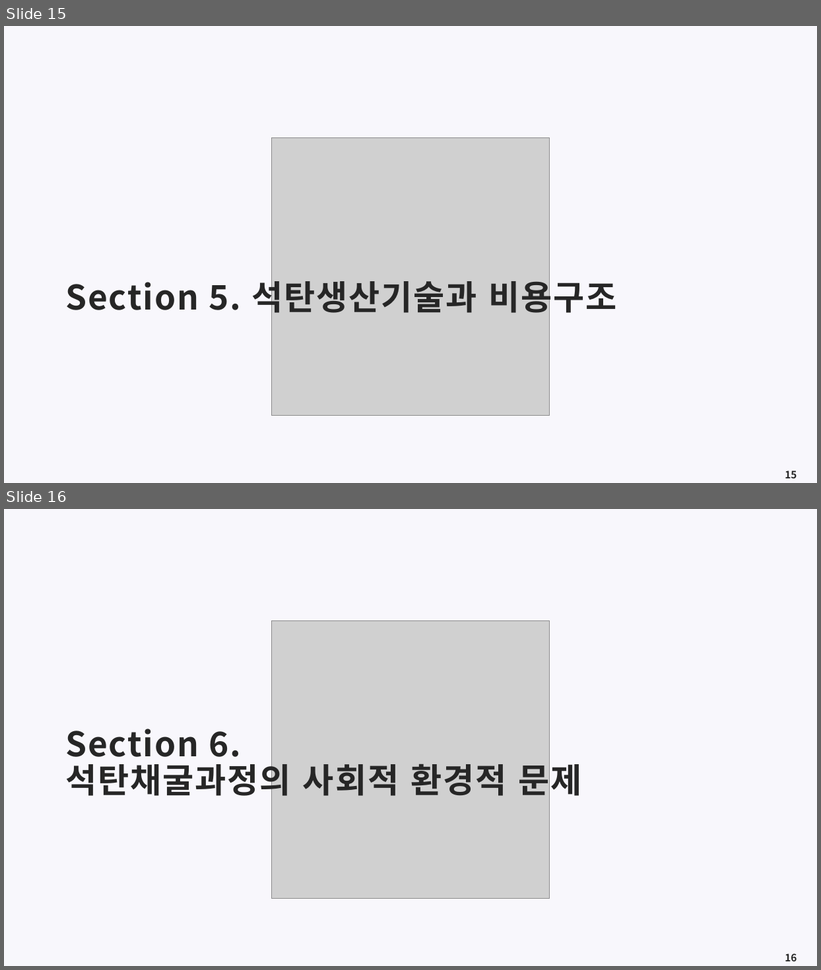
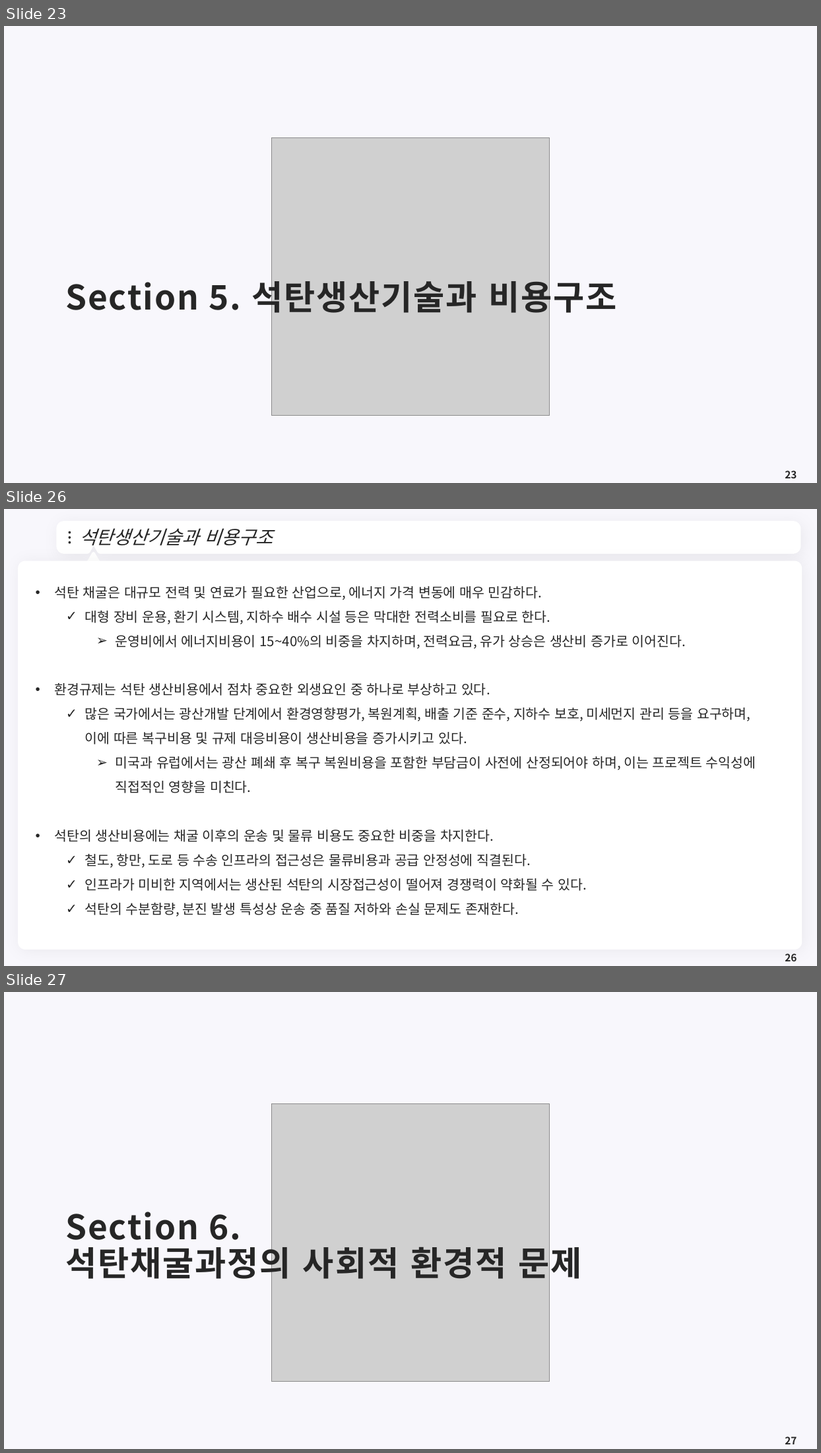
Before and after one commit to meandthey/Teaching, a slide deck: 에너지경제학/자원에너지경제학_Chapter_4 (석탄).pptx. Shown one above the other, each under a label of ours: slides 15 and 16 before the commit, slides 23, 26 and 27 after it; the slides between them are not shown. The pictures are 821x970 and 821x1453 pixels, drawn with LibreOffice and Linux fonts; fonts in the diff are those of the drawing; grey boxes stand for pictures; background and template pictures are left out. Boxes give left, top, right and bottom in pixels: in the first picture for what was removed or moved away, otherwise in the second. Text is boxed around its words. In the diff, an @@ line names an element or a change of style, - is before the commit and + after.

```diff
--- a/에너지경제학/자원에너지경제학_Chapter_4 (석탄).pptx
+++ b/에너지경제학/자원에너지경제학_Chapter_4 (석탄).pptx
@@ slide 26 added at bbox=[4, 509, 817, 966], background #F8F7FC @@
@@ freeform shape added at bbox=[59, 524, 798, 551], fill #FFFFFF, outline #FFFFFF 7.25 pt @@
@@ title added at bbox=[79, 528, 273, 546], 22 pt, text #262626, italic @@
+석탄생산기술과 비용구조
@@ ellipse added at bbox=[69, 531, 71, 534], fill #262626 @@
@@ ellipse added at bbox=[69, 537, 71, 539], fill #262626 @@
@@ ellipse added at bbox=[69, 541, 71, 544], fill #262626 @@
@@ freeform shape added at bbox=[781, 533, 789, 543], fill #FFFFFF @@
@@ rounded rectangle added at bbox=[18, 561, 803, 950], fill #FFFFFF @@
@@ triangle added at bbox=[86, 553, 100, 566], fill #FFFFFF, outline #FFFFFF 3.75 pt @@
@@ text added at bbox=[54, 586, 756, 917], 16 pt, text #262626 @@
+• 석탄 채굴은 대규모 전력 및 연료가 필요한 산업으로, 에너지 가격 변동에 매우 민감하다.
+  ✓ 대형 장비 운용, 환기 시스템, 지하수 배수 시설 등은 막대한 전력소비를 필요로 한다.
+    ➢ 운영비에서 에너지비용이 15~40%의 비중을 차지하며, 전력요금, 유가 상승은 생산비 증가로 이어진다.
+• 환경규제는 석탄 생산비용에서 점차 중요한 외생요인 중 하나로 부상하고 있다.
+  ✓ 많은 국가에서는 광산개발 단계에서 환경영향평가, 복원계획, 배출 기준 준수, 지하수 보호, 미세먼지 관리 등을 요구하며, 이에 따른 복구비용 및 규제 대응비용이 생산비용을 증가시키고 있다.
+    ➢ 미국과 유럽에서는 광산 폐쇄 후 복구 복원비용을 포함한 부담금이 사전에 산정되어야 하며, 이는 프로젝트 수익성에 직접적인 영향을 미친다.
+• 석탄의 생산비용에는 채굴 이후의 운송 및 물류 비용도 중요한 비중을 차지한다.
+  ✓ 철도, 항만, 도로 등 수송 인프라의 접근성은 물류비용과 공급 안정성에 직결된다.
+  ✓ 인프라가 미비한 지역에서는 생산된 석탄의 시장접근성이 떨어져 경쟁력이 약화될 수 있다.
+  ✓ 석탄의 수분함량, 분진 발생 특성상 운송 중 품질 저하와 손실 문제도 존재한다.
@@ page number added at bbox=[785, 954, 797, 962], 12 pt, text #262626, bold @@
+26
@@ what was slide 15 is now slide 23 @@
@@ page number at bbox=[785, 471, 797, 479]: text changed @@
-15
+23
@@ what was slide 16 is now slide 27 @@
@@ page number at bbox=[785, 1437, 797, 1445]: text changed @@
-16
+27
```
Also in this commit, not shown: 4 slides changed, 11 other slides added.
